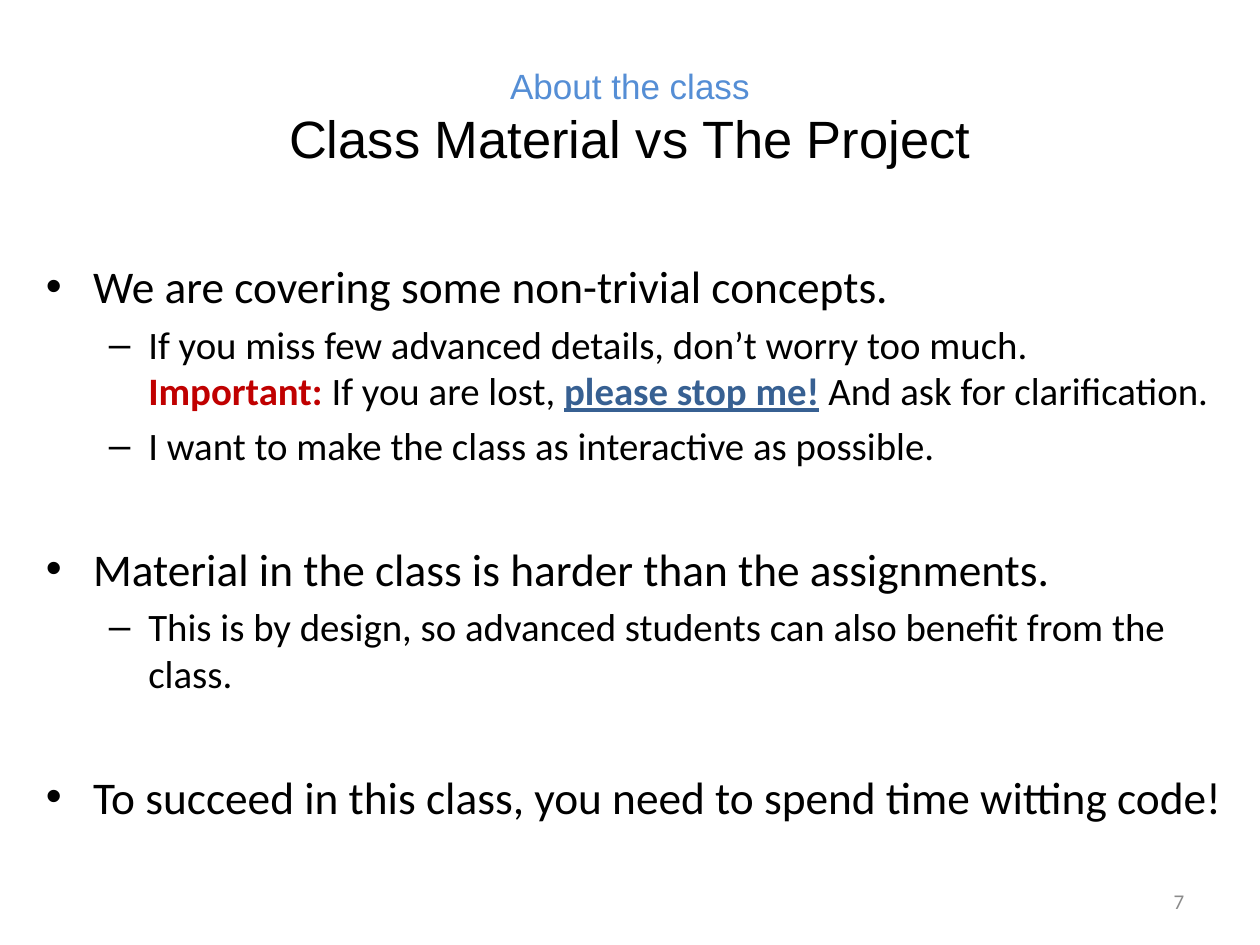
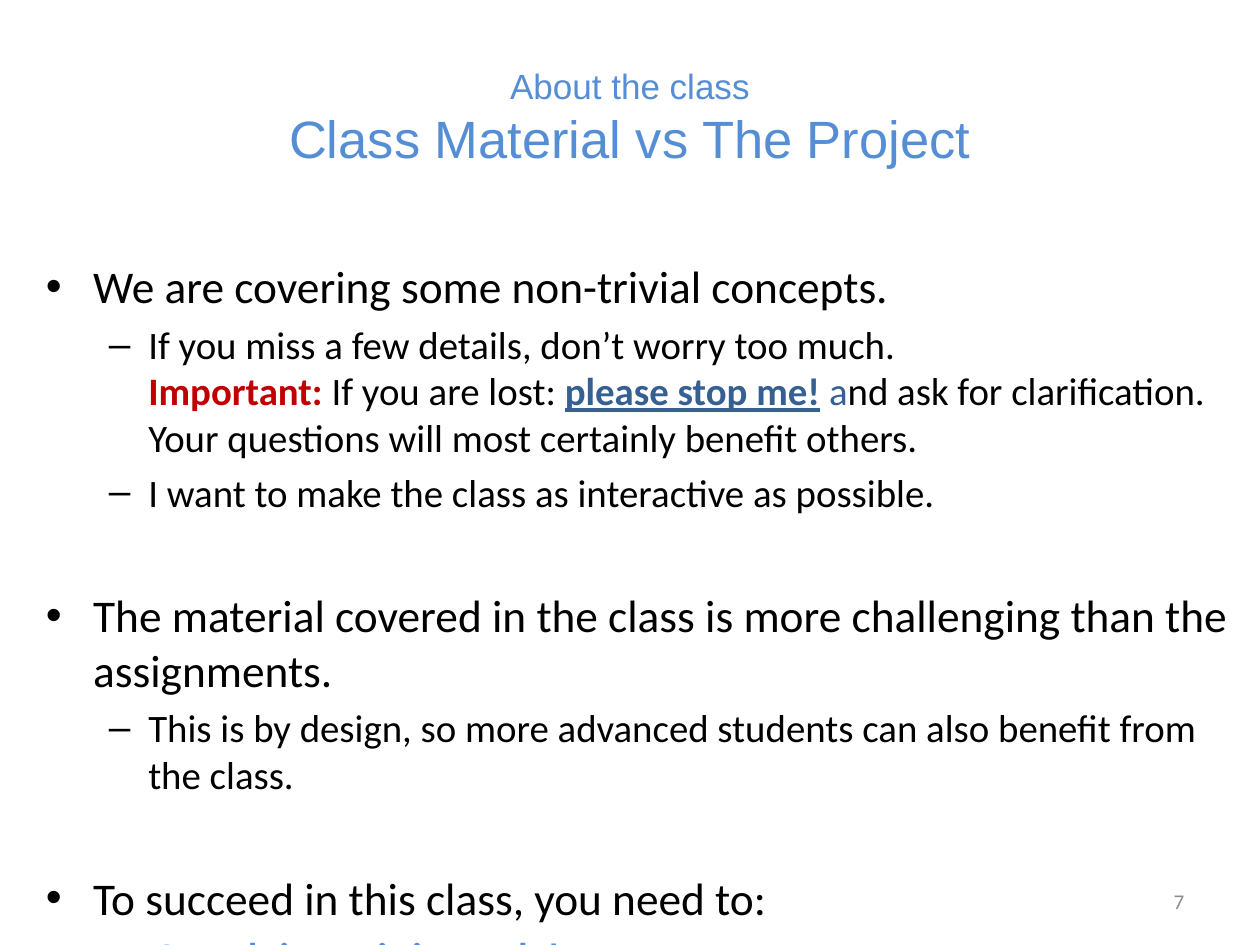
Before and after one commit to marilsoncampos/ucsc_ai_ml_py, a slide deck: slide 7 of slides/01_intro.pptx. Drawn at 1260x945 pixels with LibreOffice and Linux fonts; fonts in the diff are those of the drawing. Boxes give left, top, right and bottom in pixels: in the first picture for what was removed or moved away, otherwise in the second. Text is boxed around its words. In the diff, an @@ line names an element or a change of style, - is before the commit and + after.

```diff
--- a/slides/01_intro.pptx
+++ b/slides/01_intro.pptx
@@ title "About the class Class Material ..." at <box>289,73,970,169</box>: text colour #000000 to #558ED5 in "Class Material vs The Project" @@
@@ text at <box>148,332,1205,459</box>: text changed @@
-  – If you miss few advanced details, don’t worry too much.
-    Important: If you are lost, please stop me! And ask for clarification.
+  – If you miss a few details, don’t worry too much.
+    Important: If you are lost: please stop me! and ask for clarification.
+    Your questions will most certainly benefit others.
@@ text at <box>93,600,1226,923</box>: text changed @@
-• Material in the class is harder than the assignments.
-  – This is by design, so advanced students can also benefit from the class.
-• To succeed in this class, you need to spend time witting code!
+• The material covered in the class is more challenging than the assignments.
+  – This is by design, so more advanced students can also benefit from the class.
+• To succeed in this class, you need to:
+  – Spend time witting code!
```
Also in this commit, not shown: 7 other slides changed, 12 other files.
